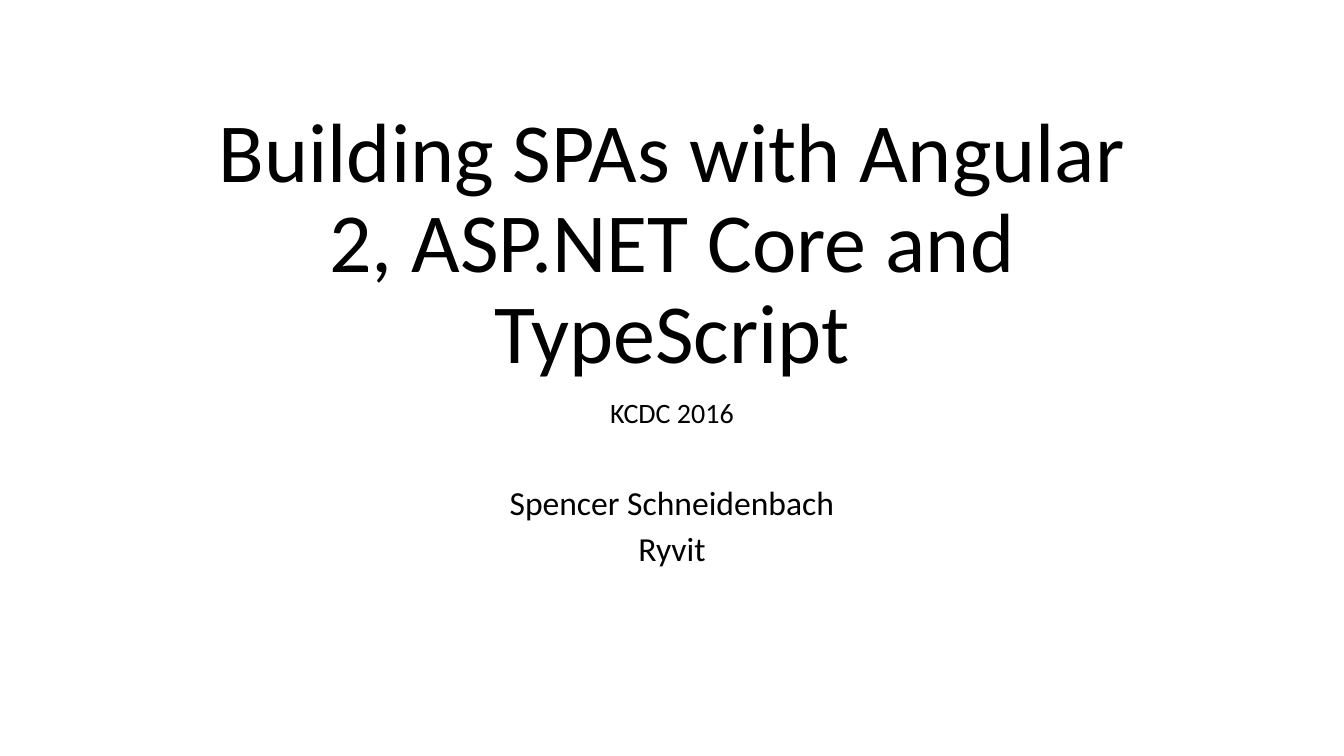
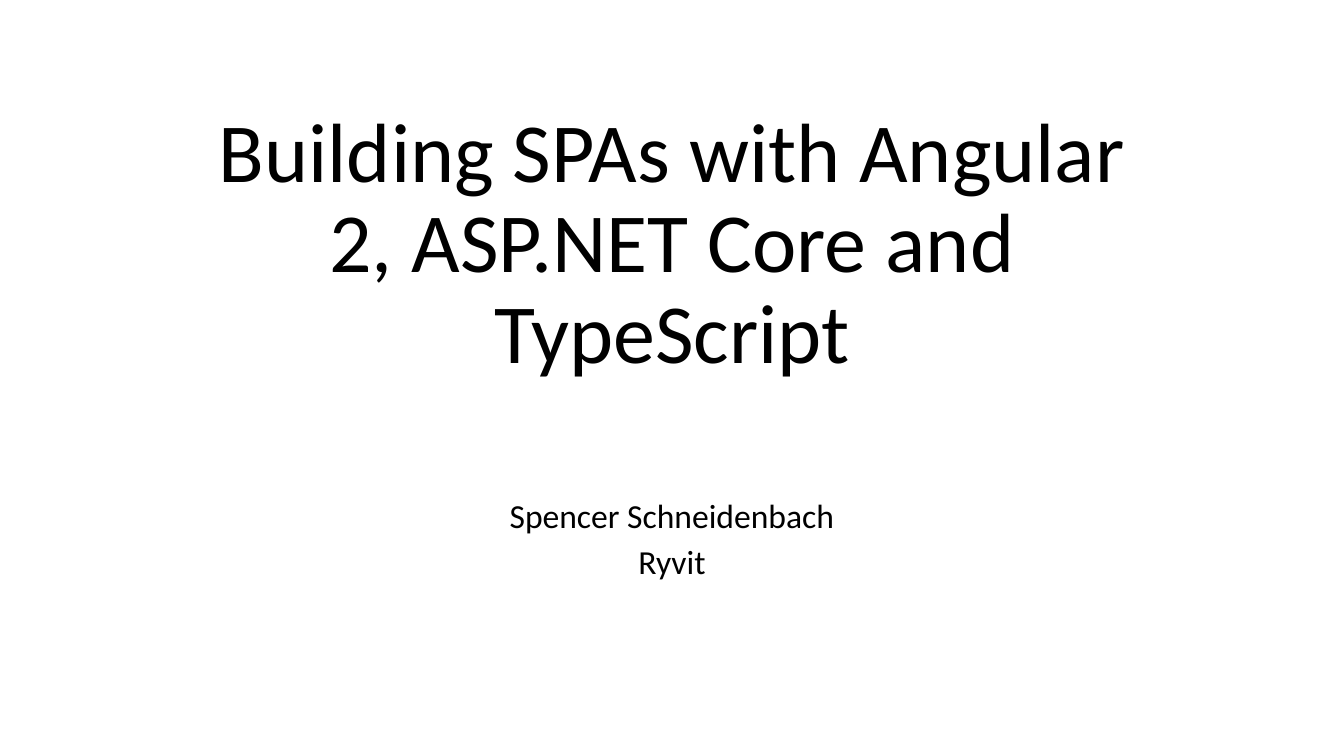
Before and after one commit to schneidenbach/Angular2-AspNetCore-TypeScript-Workshop, a slide deck: slide 1 of slides/0 - Intro.pptx. Drawn at 1344x756 pixels with LibreOffice and Linux fonts; fonts in the diff are those of the drawing. Boxes give left, top, right and bottom in pixels: in the first picture for what was removed or moved away, otherwise in the second. Text is boxed around its words. In the diff, an @@ line names an element or a change of style, - is before the commit and + after.

```diff
--- a/slides/0 - Intro.pptx
+++ b/slides/0 - Intro.pptx
@@ subtitle at [610, 404, 734, 424]: paragraph removed @@
-KCDC 2016
```
Also in this commit, not shown: 2 other slides changed, 4 slides removed, 26 other files.
